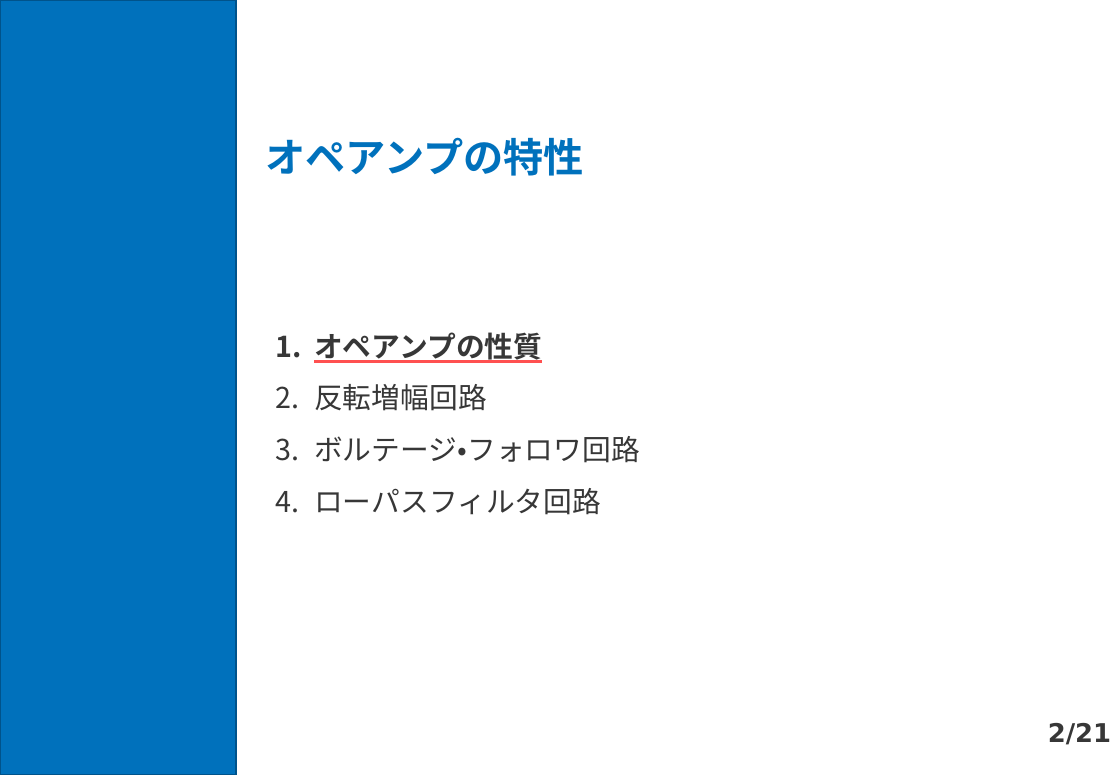
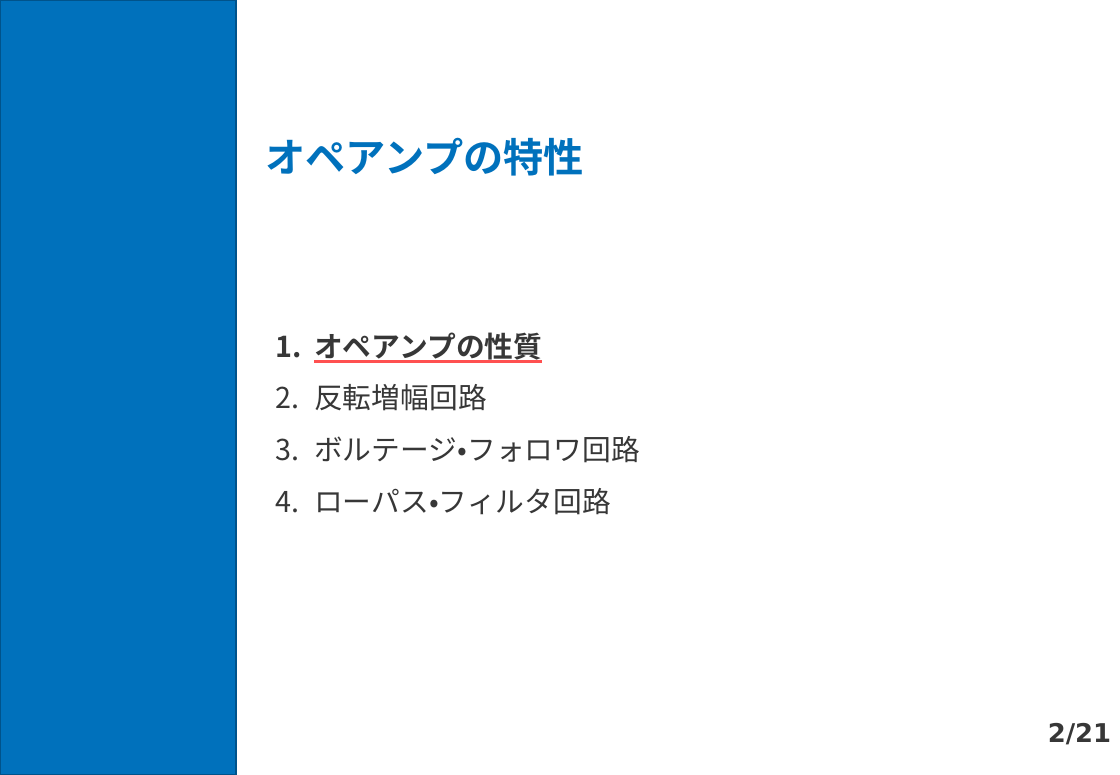
Before and after one commit to xiang-gong3944/----, a slide deck: slide 2 of 2024_05_10_電子回路/1522068_電子回路.pptx. Drawn at 1120x775 pixels with LibreOffice and Linux fonts; fonts in the diff are those of the drawing. Boxes give left, top, right and bottom in pixels: in the first picture for what was removed or moved away, otherwise in the second. Text is boxed around its words. In the diff, an @@ line names an element or a change of style, - is before the commit and + after.

```diff
--- a/2024_05_10_電子回路/1522068_電子回路.pptx
+++ b/2024_05_10_電子回路/1522068_電子回路.pptx
@@ text at <box>314,488,611,515</box>: text changed @@
-4. ローパスフィルタ回路
+4. ローパス・フィルタ回路
```
Also in this commit, not shown: 5 other slides changed, 3 slides added, 4 slides removed, 1 other file.
